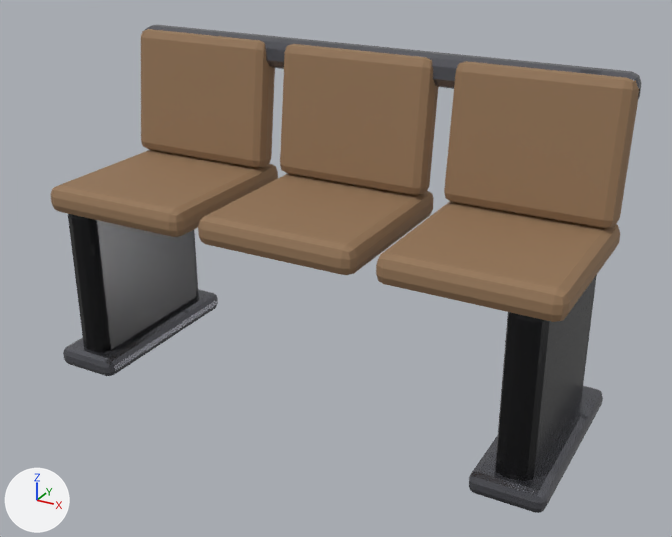
The glTF model assets/3dassets/station_starter_kit/glb/decor_chapel_pew.glb: old version first, new version second.
Before and after are seen from a 50 mm camera at (1.096, -1.913, 1.313) aimed at (0.05, -0.011, 0.362). The axes (+X, +Y, +Z) are drawn at lower left. The lights are the same throughout. The picture after the commit comes second. Where no turn or scale is listed for an object, it has been applied to the vertices.

In view in the first picture: 'DECOR_CHAPEL_PEW__Back_Slat_1', 'DECOR_CHAPEL_PEW__Back_Slat_2', 'DECOR_CHAPEL_PEW__Back_Slat_3', 'DECOR_CHAPEL_PEW__Foot_L', 'DECOR_CHAPEL_PEW__Foot_R', 'DECOR_CHAPEL_PEW__Leg_L', 'DECOR_CHAPEL_PEW__Leg_R', 'DECOR_CHAPEL_PEW__Rear_Rail', 'DECOR_CHAPEL_PEW__Seat_Slat_1', 'DECOR_CHAPEL_PEW__Seat_Slat_2', 'DECOR_CHAPEL_PEW__Seat_Slat_3'.
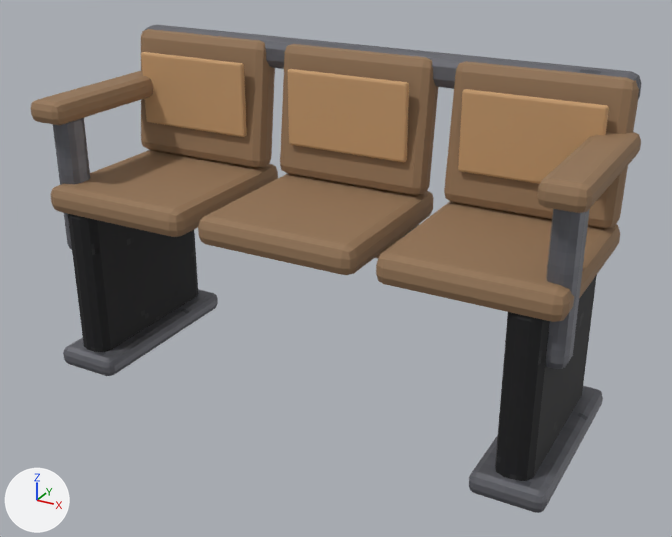
Changed parts and their boxes [x1, y1, x2, y2] in the pictures (672 x 537 px):
'DECOR_CHAPEL_PEW__Leg_L', recoloured (grey to black)
    both: [68, 214, 198, 352]
'DECOR_CHAPEL_PEW__Back_Inset_2', added (brown)
    after: [458, 89, 609, 184]
'DECOR_CHAPEL_PEW__Back_Inset_1', added (brown)
    after: [288, 69, 409, 162]
'DECOR_CHAPEL_PEW__Back_Inset_0', added (brown)
    after: [141, 52, 247, 137]
'DECOR_CHAPEL_PEW__Arm_Rest_1', added (brown)
    after: [537, 131, 641, 213]
'DECOR_CHAPEL_PEW__Arm_Post_1', added
    after: [546, 209, 590, 369]
'DECOR_CHAPEL_PEW__Arm_Rest_0', added (brown)
    after: [31, 71, 153, 125]
'DECOR_CHAPEL_PEW__Arm_Post_0', added
    after: [53, 118, 90, 250]

The edits, one by one:
Material 'MAT_StationFinish_Dark_Metal' (mat_mat_stationfinish_dark_metal) is new.
Its texture is img_tex_machine_dark_metal.
Its metallic is 0.45.
Its roughness is 0.7.
Material 'MAT_Cargo' (mat_mat_cargo) is new.
Its base color is (0.58, 0.34, 0.16) (brown #c89e6f).
Its metallic is 0.08.
Its roughness is 0.67.
Material 'MAT_StationFinish_Steel' (mat_mat_stationfinish_steel) is new.
Its texture is img_tex_machine_steel.
Its metallic is 0.6.
Its roughness is 0.58.
me_mesh_decor_chapel_pew__leg_l_001 has 56 vertices, 108 faces and spans x -0.045..0.045, y -0.23..0.23, z -0.24..0.24.
me_mesh_decor_chapel_pew__leg_l_001 no longer uses material mat_mat_dark_metal (picture img_tex_machine_dark_metal).
me_mesh_decor_chapel_pew__leg_l_001 gains material mat_mat_stationfinish_dark_metal (picture img_tex_machine_dark_metal).
me_mesh_decor_chapel_pew__leg_r_001 has 56 vertices, 108 faces and spans x -0.045..0.045, y -0.23..0.23, z -0.24..0.24.
me_mesh_decor_chapel_pew__leg_r_001 no longer uses material mat_mat_dark_metal (picture img_tex_machine_dark_metal).
me_mesh_decor_chapel_pew__leg_r_001 gains material mat_mat_stationfinish_dark_metal (picture img_tex_machine_dark_metal).
Mesh me_mesh_decor_chapel_pew__back_inset_2 is new.
It has 56 vertices, 108 faces and spans x -0.17..0.17, y -0.009..0.009, z -0.1..0.1.
It uses material mat_mat_cargo (brown #c89e6f).
Mesh me_mesh_decor_chapel_pew__arm_rest_1 is new.
It has 56 vertices, 108 faces and spans x -0.052..0.052, y -0.23..0.23, z -0.03..0.03.
It uses material mat_mat_wood (brown #957657).
Mesh me_mesh_decor_chapel_pew__arm_post_1 is new.
It has 56 vertices, 108 faces and spans x -0.032..0.032, y -0.038..0.038, z -0.195..0.195.
It uses material mat_mat_stationfinish_steel (picture img_tex_machine_steel).
Object 'DECOR_CHAPEL_PEW__Back_Inset_2' (ob_decor_chapel_pew__back_inset_2) is new; it shows me_mesh_decor_chapel_pew__back_inset_2.
Its location is (0.48, 0.135, 0.72).
Object 'DECOR_CHAPEL_PEW__Back_Inset_1' (ob_decor_chapel_pew__back_inset_1) is new; it shows a copy of me_mesh_decor_chapel_pew__back_inset_2.
Its location is (0.0, 0.135, 0.72).
Object 'DECOR_CHAPEL_PEW__Back_Inset_0' (ob_decor_chapel_pew__back_inset_0) is new; it shows a copy of me_mesh_decor_chapel_pew__back_inset_2.
Its location is (-0.48, 0.135, 0.72).
Object 'DECOR_CHAPEL_PEW__Arm_Rest_1' (ob_decor_chapel_pew__arm_rest_1) is new; it shows me_mesh_decor_chapel_pew__arm_rest_1.
Its location is (0.665, -0.015, 0.725).
Object 'DECOR_CHAPEL_PEW__Arm_Rest_0' (ob_decor_chapel_pew__arm_rest_0) is new; it shows a copy of me_mesh_decor_chapel_pew__arm_rest_1.
Its location is (-0.665, -0.015, 0.725).
Object 'DECOR_CHAPEL_PEW__Arm_Post_1' (ob_decor_chapel_pew__arm_post_1) is new; it shows me_mesh_decor_chapel_pew__arm_post_1.
Its location is (0.665, -0.16, 0.52).
Object 'DECOR_CHAPEL_PEW__Arm_Post_0' (ob_decor_chapel_pew__arm_post_0) is new; it shows a copy of me_mesh_decor_chapel_pew__arm_post_1.
Its location is (-0.665, -0.16, 0.52).
